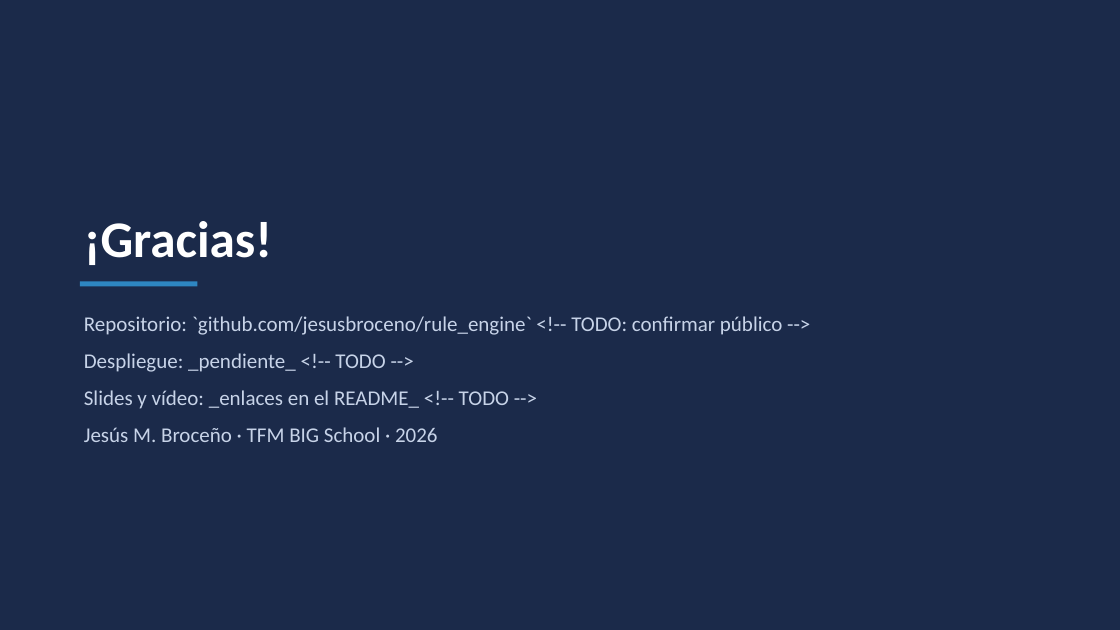
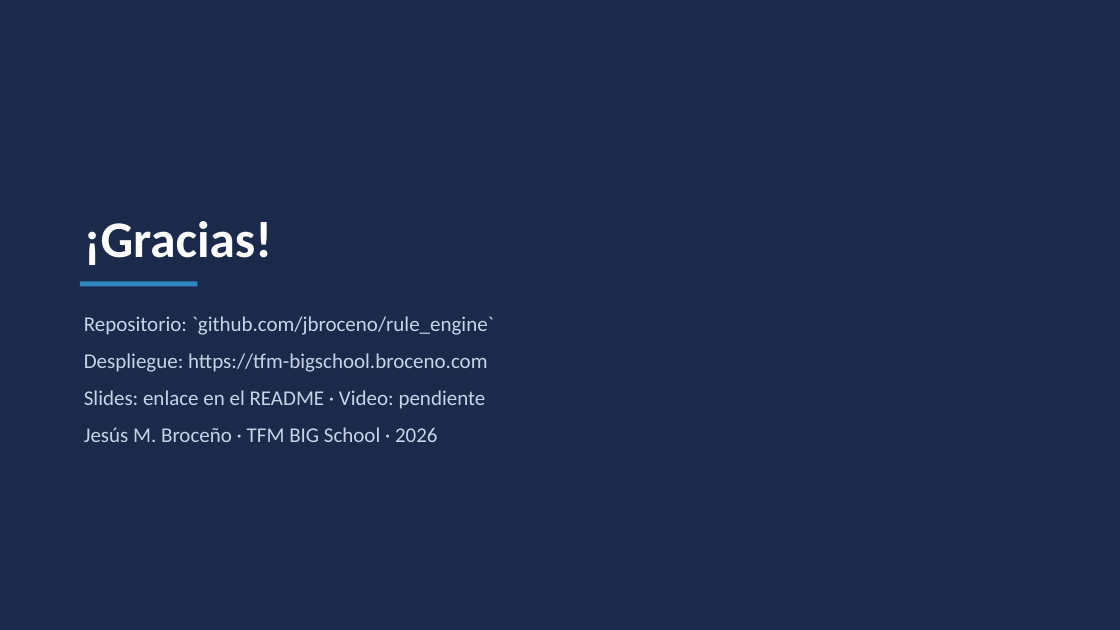
Before and after one commit to jbroceno/rule_engine, a slide deck: slide 17 of doc/PRESENTACION-SLIDES.pptx (slide 16 before the commit). Drawn at 1120x630 pixels with LibreOffice and Linux fonts; fonts in the diff are those of the drawing. Boxes give left, top, right and bottom in pixels: in the first picture for what was removed or moved away, otherwise in the second. Text is boxed around its words. In the diff, an @@ line names an element or a change of style, - is before the commit and + after.

```diff
--- a/doc/PRESENTACION-SLIDES.pptx
+++ b/doc/PRESENTACION-SLIDES.pptx
@@ text at bbox=[84, 316, 494, 409]: text changed @@
-Repositorio: `github.com/jesusbroceno/rule_engine` <!-- TODO: confirmar público -->
-Despliegue: _pendiente_ <!-- TODO -->
-Slides y vídeo: _enlaces en el README_ <!-- TODO -->
+Repositorio: `github.com/jbroceno/rule_engine`
+Despliegue: https://tfm-bigschool.broceno.com
+Slides: enlace en el README · Video: pendiente
```
Also in this commit, not shown: 14 other slides changed, 1 slide added, 1 other file.
